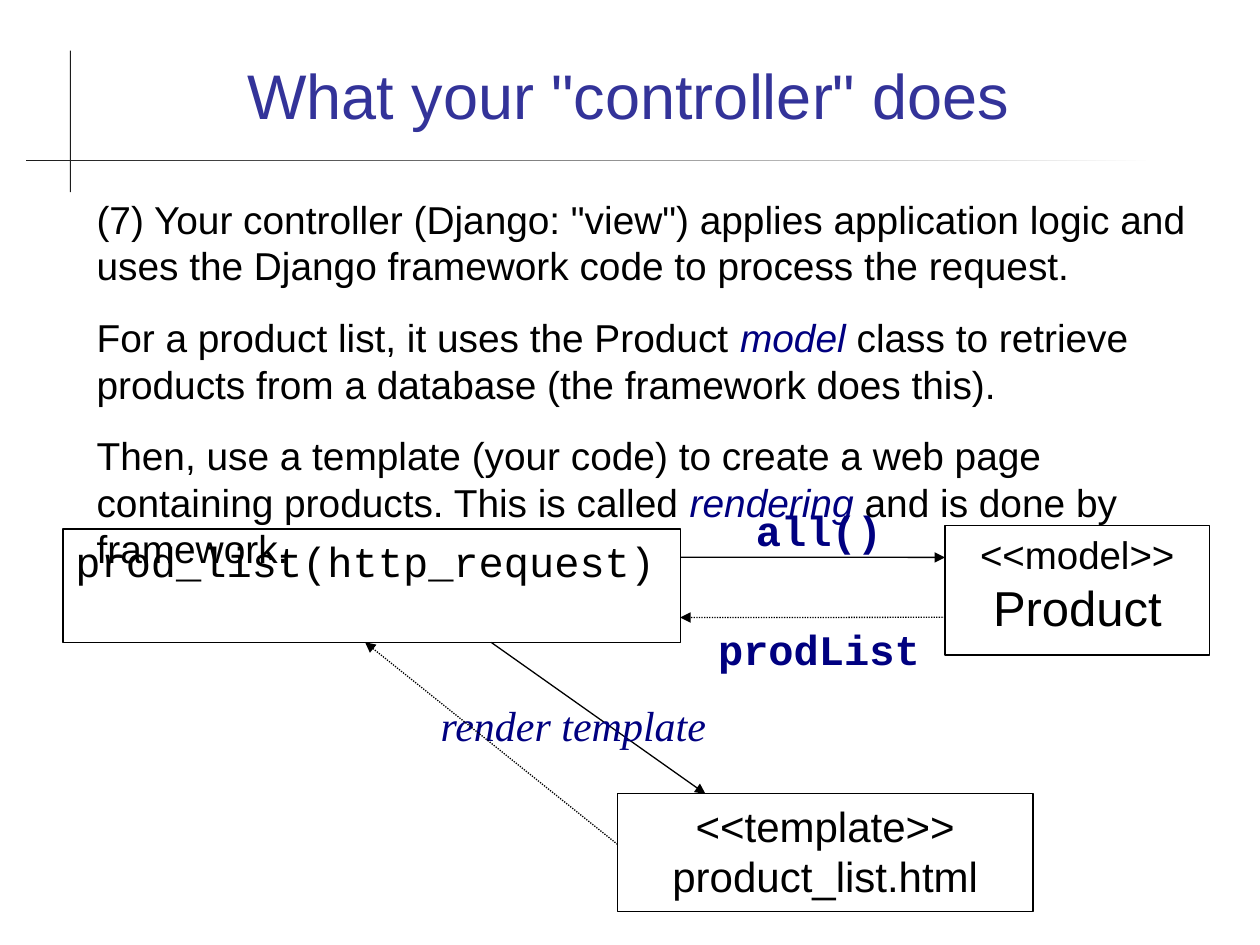
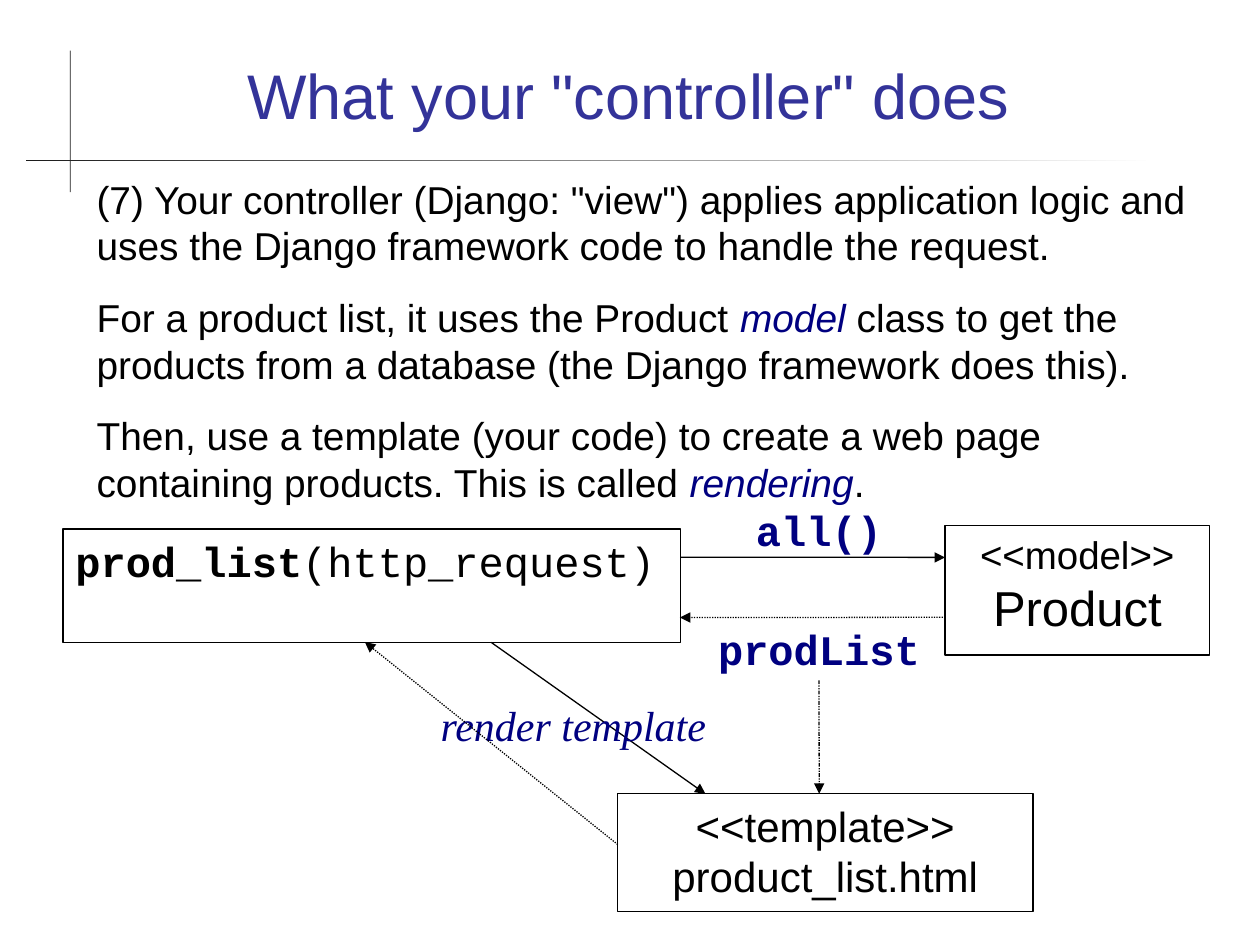
Before and after one commit to cpske/ISP, a slide deck: slide 7 of web/Frameworks.ppt. Drawn at 1260x945 pixels with LibreOffice and Linux fonts; fonts in the diff are those of the drawing. Boxes give left, top, right and bottom in pixels: in the first picture for what was removed or moved away, otherwise in the second. Text is boxed around its words. In the diff, an @@ line names an element or a change of style, - is before the commit and + after.

```diff
--- a/web/Frameworks.ppt
+++ b/web/Frameworks.ppt
@@ text at (97,186,1185,504): text changed @@
-(7) Your controller (Django: "view") applies application logic and uses the Django framework code to process the request.
-For a product list, it uses the Product model class to retrieve products from a database (the framework does this).
-Then, use a template (your code) to create a web page containing products. This is called rendering and is done by framework.
+(7) Your controller (Django: "view") applies application logic and uses the Django framework code to handle the request.
+For a product list, it uses the Product model class to get the products from a database (the Django framework does this).
+Then, use a template (your code) to create a web page containing products. This is called rendering.
@@ rectangle "prod_list(http_request)" at (63,529,680,643): bold on in "prod_list(http_request)" @@
@@ arrow added from (819, 680) to (819, 794), #000000 0.74 pt dashed @@
```
Also in this commit, not shown: 5 other slides changed, 2 slides added, 5 other files.
